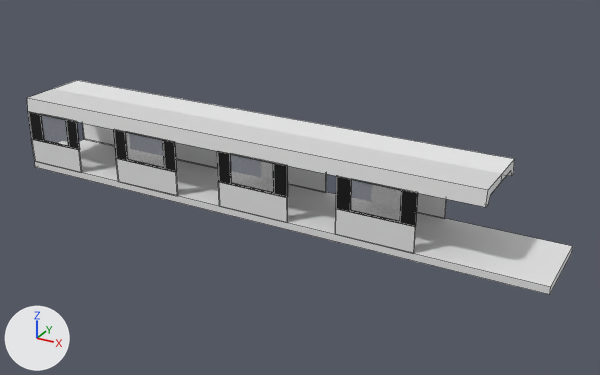
The FBX model Assets/Models/Car Body.fbx: old version first, new version second.
Both versions are drawn from a 50 mm lens placed at (23.02, -21.71, 12.62), pointed at (10.91, 0.3, 1.62). The lights are fixed; the arrows at lower left show +X, +Y and +Z. The picture after the commit comes second. Mesh edges are drawn as thin lines. Where no turn or scale is listed for an object, it has been applied to the vertices.

Names of what the first picture shows: 'Ceiling', 'Cube', 'Dark', 'Floor'.
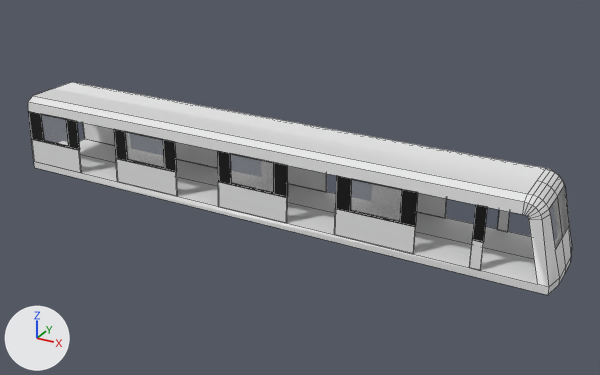
Commit message: probably complete car body

Diff of the bpy script that builds the scene:
```diff
--- a/Assets/Models/Car Body.fbx.py
+++ b/Assets/Models/Car Body.fbx.py
@@ me_cube_008 @@
 # used by ob_dark; location = (0.61, 0.0, 0.0)
-me_cube_008.from_pydata(...)  # 192 vertices, 96 faces; spans x 0.0..14.98, y -1.35..1.35, z 2.01..3.07
+me_cube_008.from_pydata(...)  # 216 vertices, 104 faces; spans x 0.0..16.99, y -1.35..1.35, z 2.01..3.07
+# me_cube_008 part 2
+# 24 vertices in x 0.0..14.98, y 1.35, z 3.04..3.07 move by (0.0, -0.03, 0.0)
+# 24 vertices in x 0.0..14.98, y -1.35, z 3.04..3.07 move by (0.0, 0.03, 0.0)
+# 16 vertices are added at x 16.67, y -1.35..1.35, z 2.01..3.07
+# 8 new vertices lie (0.32, 0.0, 0.0) away from vertices in x 16.67, y -1.35..1.35, z 2.01..3.07
+# 8 new faces join them, mat_material_001 (black #000000)
 me_cube_008.materials.append(mat_material_001)
@@ me_cube_007 @@
 # used by ob_cube; location = (0.61, 0.0, 0.0)
-me_cube_007.from_pydata(...)  # 64 vertices, 48 faces; spans x 0.0..14.98, y -1.35..1.35, z 1.14..2.01
+me_cube_007.from_pydata(...)  # 80 vertices, 60 faces; spans x 0.0..16.99, y -1.39..1.39, z 1.14..2.01
+# me_cube_007 part 3
+# 16 vertices in x 0.0..14.98, y 1.3..1.35, z 1.14 move by (0.0, 0.04, 0.0)
+# 16 vertices in x 0.0..14.98, y -1.35..-1.3, z 1.14 move by (0.0, -0.04, 0.0)
+# 8 vertices are added at x 16.67, y -1.39..1.39, z 1.14..2.01
+# 8 new vertices lie (0.32, 0.0, 0.0) away from vertices in x 16.67, y -1.39..1.39, z 1.14..2.01
+# 12 new faces join them
 me_cube_007.materials.append(mat_material_003)
@@ me_cube_001 @@
 # used by ob_floor; location = (0.61, 0.0, 0.0)
-me_cube_001.from_pydata(...)  # 8 vertices, 6 faces; spans x 0.0..18.9, y -1.3..1.4, z 0.9..1.1
+me_cube_001.from_pydata(...)  # 124 vertices, 117 faces; spans x 0.0..19.0, y -1.4..1.4, z 0.9..3.6
+# me_cube_001 part 1: 2 vertices moved from x 0.0..18.9, y -1.3, z 0.9 to x 0.0..19.0, y 0.0..0.7, z 0.9; 2 vertices removed from x 0.0..18.9, y -1.3, z 1.1; 118 vertices added at x 0.0..19.0, y -1.4..1.4, z 0.9..3.6
+me_cube_001.materials.append(mat_material_003)  # white #e7e7e7
+me_cube_001.materials.append(mat_material_002)  # white #e7e7e7
@@ ob_ceiling @@
-ob_ceiling = bpy.data.objects.new('Ceiling', me_cube_003)
-ob_ceiling.location = (0.61, 0.0, 0.0)
```

Boxes (x1, y1, x2, y2) around the edits, measured in the pictures (600 x 375 px):
'Floor', reshaped (36% taller): before (35, 139, 573, 295); after (28, 82, 572, 295)
'Ceiling', deleted: before (27, 80, 515, 207)
'Cube', reshaped (15% wider, 12% taller): before (32, 123, 447, 254); after (31, 123, 510, 270)
'Dark', reshaped (18% wider, 14% taller): before (28, 112, 418, 227); after (28, 111, 487, 242)
